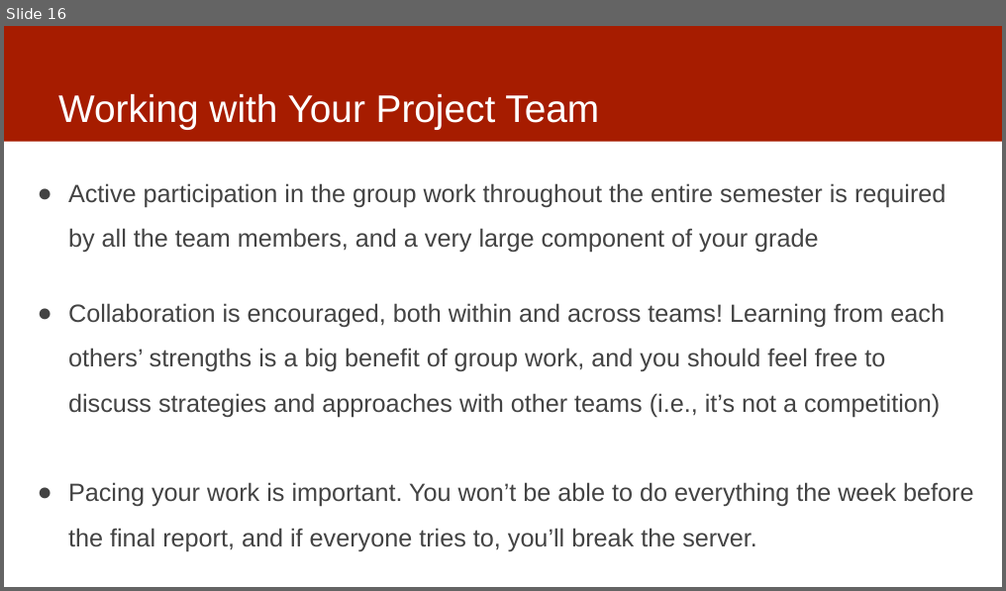
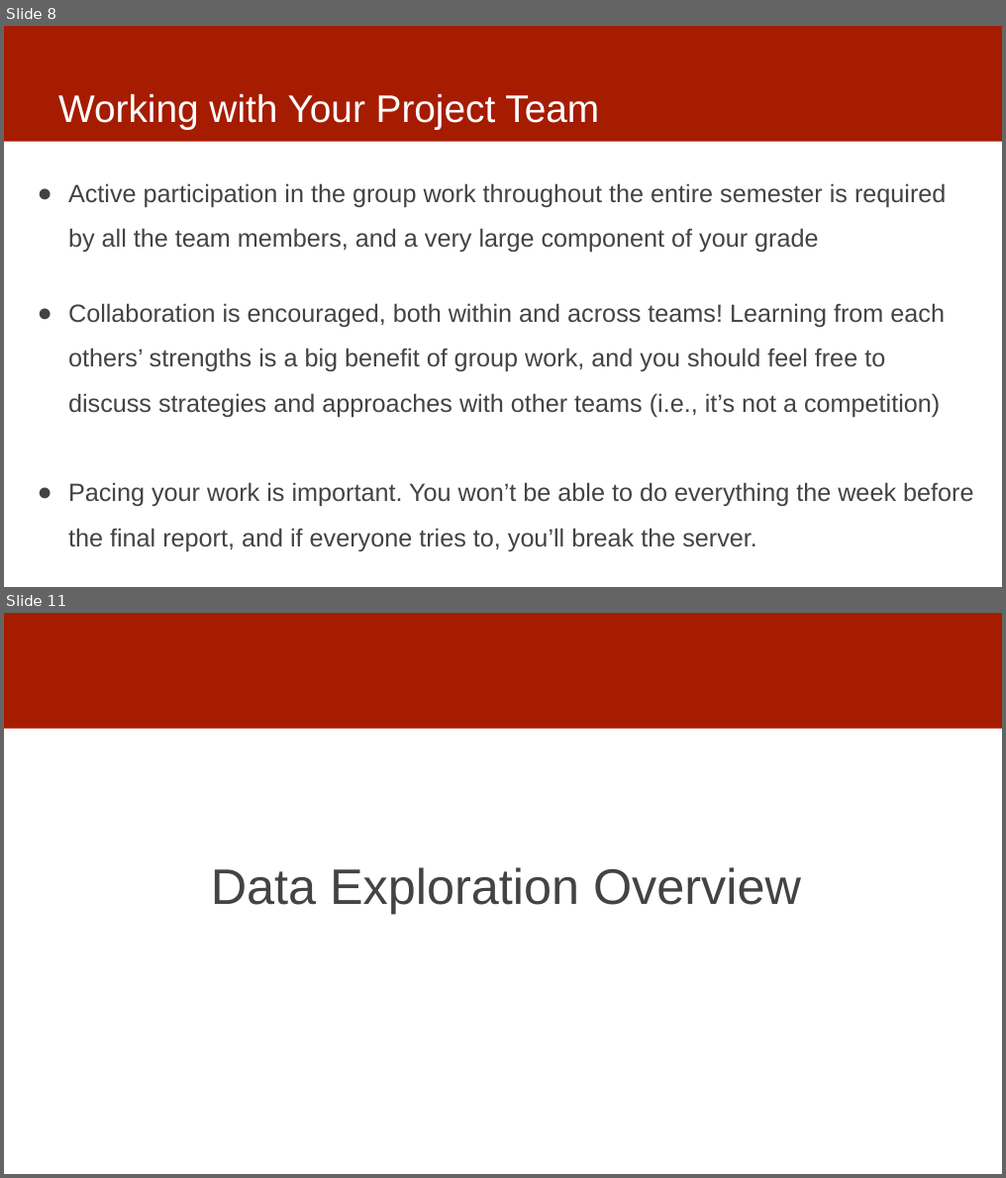
Before and after one commit to dssg/mlforpublicpolicylab, a slide deck: 03 - Data Exploration, Analytical Formulation, and Baselines/data-exploration.pptx. Shown one above the other, each under a label of ours: slide 16 before the commit, slides 8 and 11 after it; the slides between them are not shown. The pictures are 1006x591 and 1006x1178 pixels, drawn with LibreOffice and Linux fonts; fonts in the diff are those of the drawing. Boxes give left, top, right and bottom in pixels: in the first picture for what was removed or moved away, otherwise in the second. Text is boxed around its words. In the diff, an @@ line names an element or a change of style, - is before the commit and + after.

Commit message:
data exploration slides updates

```diff
--- a/03 - Data Exploration, Analytical Formulation, and Baselines/data-exploration.pptx
+++ b/03 - Data Exploration, Analytical Formulation, and Baselines/data-exploration.pptx
@@ slide 11 added at <box>4,613,1002,1174</box>, background #FFFFFF; not listed: 1 template element that a slide beside it also shows @@
@@ text added at <box>211,867,801,914</box>, 48 pt, text #434343 @@
+Data Exploration Overview
@@ what was slide 16 is now slide 8 @@
```
Also in this commit, not shown: 5 slides changed, 4 other slides added.
